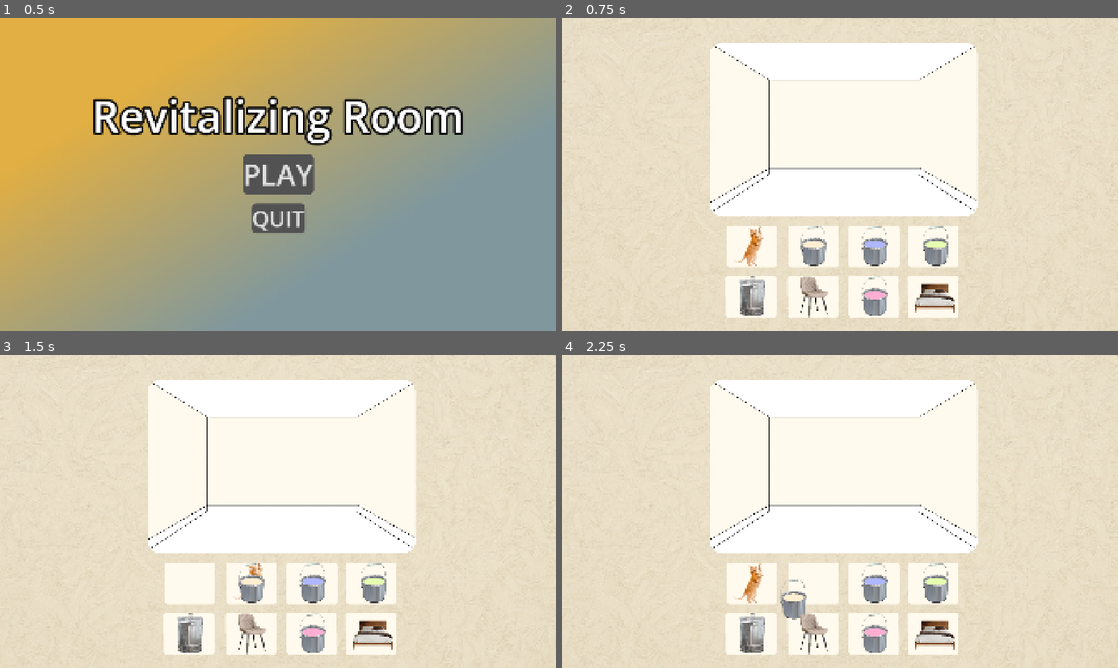
Above: before the commit, frames 1-4 (two rows, left to right).
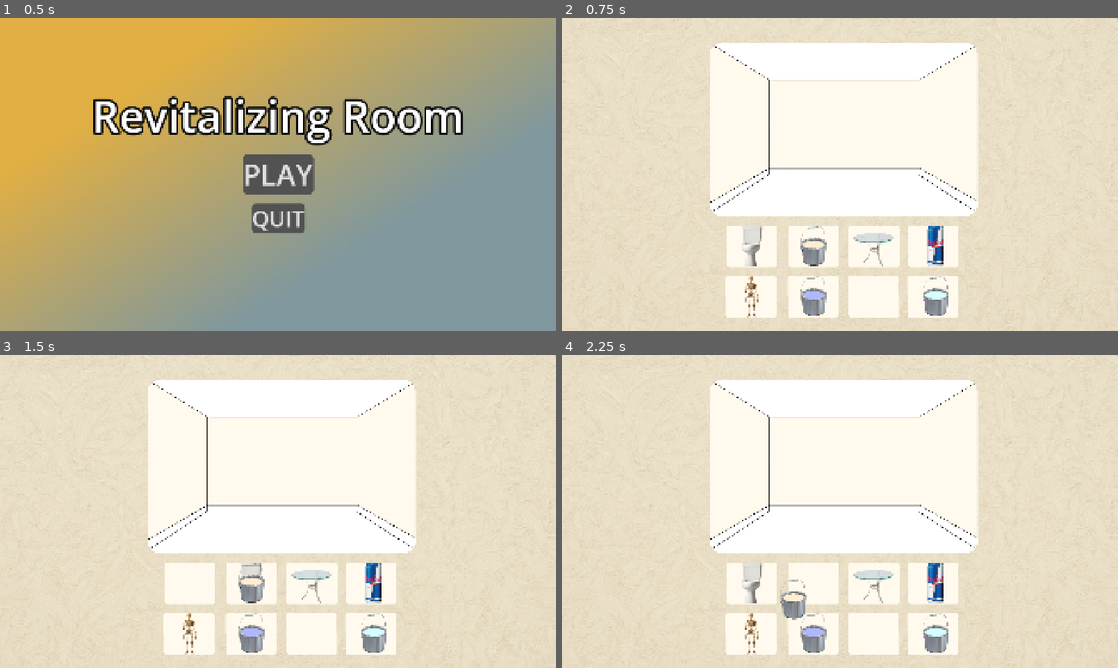
Above: after the commit, the same moments.

Repository: wgold152/hackathon
Game: Godot game, scene res://scenes/main.tscn
Same seed, same stepped clock (60 frames per second), same inputs: the game is played once before the commit and once after it.
Inputs (mouse positions are in pixels of both pictures, inside the frame that each line leads up to):
- Up to frame 1 (0.5 s): no input
- Up to frame 2 (0.75 s): click "PLAY" at 0.5 s
- Up to frame 3 (1.5 s): tap Enter at 1.25 s; drag from (189, 583) to (372, 583) at 1.27 s
- Up to frame 4 (2.25 s): drag from (812, 586) to (751, 633) at 2.02 s

Frame 1 is identical in both runs. In frame 2, 3.2% of the frame differs, in the area x 31-71%, y 66-96%; in frame 3, 3.0%; in frame 4, 3.2%.

Commit message:
updating sound

Diff:
--- a/scenes/furniture/glass_table.tscn
+++ b/scenes/furniture/glass_table.tscn
@@ -23,7 +23,7 @@
 
 [node name="AudioStreamPlayer2D" type="AudioStreamPlayer2D" parent="." unique_id=1362693559]
 stream = ExtResource("3_2bo16")
-volume_db = 24.0
+volume_db = 5.403
 
 [node name="Ground" type="Area2D" parent="." unique_id=1748665629]
 
--- /dev/null
+++ b/scenes/furniture/vacuum.tscn
@@ -0,0 +1,11 @@
+[gd_scene format=3 uid="uid://cqmh3ngaqssfp"]
+
+[node name="Vacuum" type="Area2D" unique_id=1985858600]
+
+[node name="CollisionShape2D" type="CollisionShape2D" parent="." unique_id=179590335]
+
+[node name="Area2D" type="Area2D" parent="." unique_id=1620696350]
+
+[node name="CollisionShape2D" type="CollisionShape2D" parent="Area2D" unique_id=1725746524]
+
+[node name="AudioStreamPlayer2D" type="AudioStreamPlayer2D" parent="." unique_id=1130702174]
